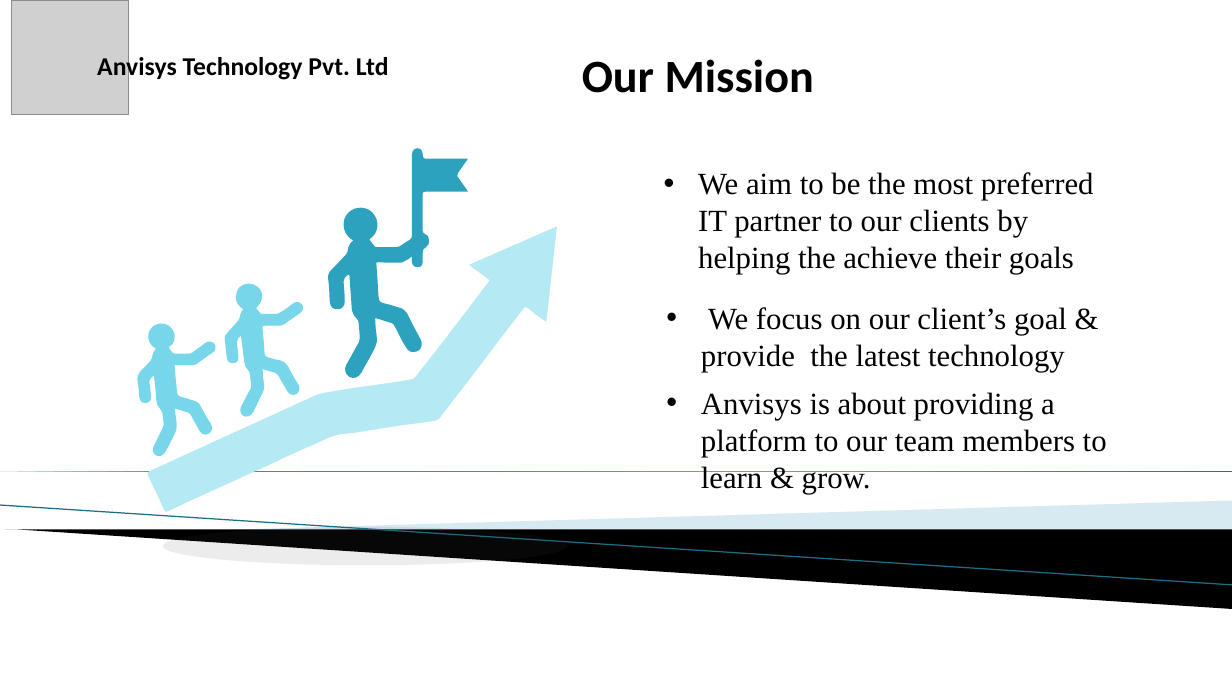
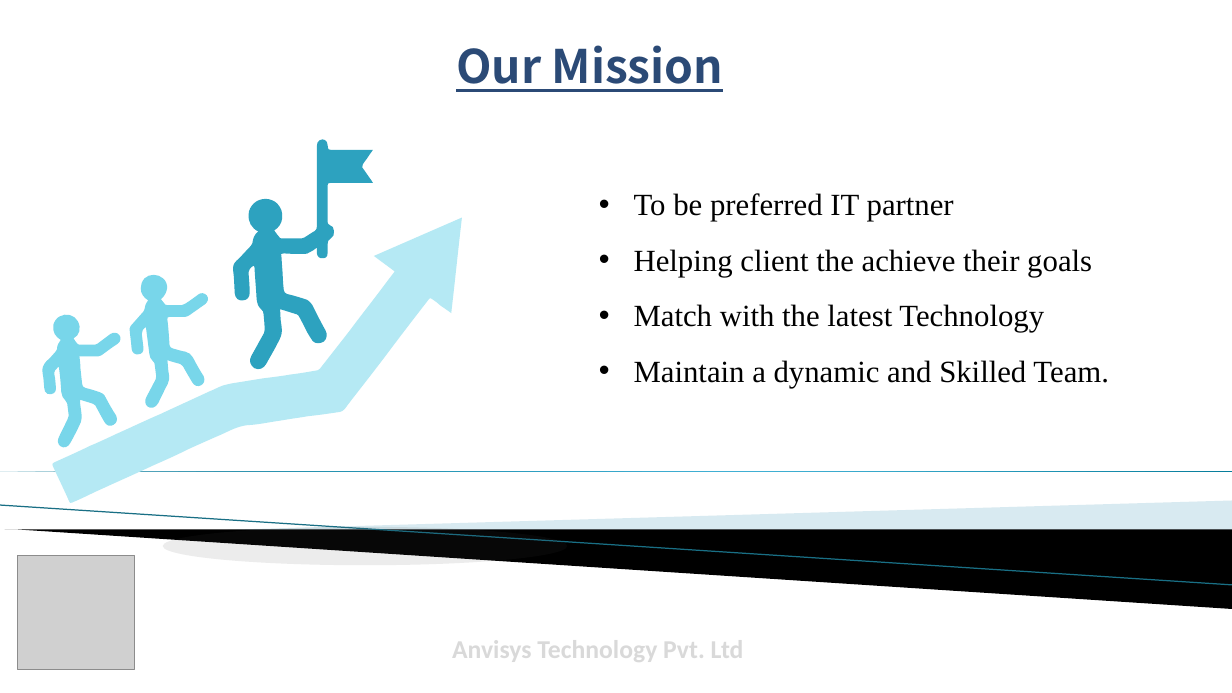
Before and after one commit to Anvisys/Documents, a slide deck: slide 2 of Anvisys technology presentation.pptx. Drawn at 1232x693 pixels with LibreOffice and Linux fonts; fonts in the diff are those of the drawing; grey boxes stand for pictures; background and template pictures are left out. Boxes give left, top, right and bottom in pixels: in the first picture for what was removed or moved away, otherwise in the second. Text is boxed around its words. In the diff, an @@ line names an element or a change of style, - is before the commit and + after.

```diff
--- a/Anvisys technology presentation.pptx
+++ b/Anvisys technology presentation.pptx
@@ text "Our Mission" moved from (x1=582, y1=59, x2=814, y2=93) to (x1=456, y1=45, x2=724, y2=92) @@
@@ text "Our Mission" at (x1=456, y1=45, x2=724, y2=92): font Calibri to Noto Sans CJK TC, text colour #000000 to #2B4A76, underline on @@
@@ text at (x1=634, y1=193, x2=1109, y2=388): text changed @@
-• We aim to be the most preferred IT partner to our clients by helping the achieve their goals
+• To be preferred IT partner
+• Helping client the achieve their goals
+• Match with the latest Technology
+• Maintain a dynamic and Skilled Team.
@@ 4 freeform shapes moved together from (x1=137, y1=147, x2=558, y2=512) to (x1=42, y1=139, x2=463, y2=503) @@
@@ text removed at (x1=701, y1=307, x2=1067, y2=372) @@
-• We focus on our client’s goal & provide the latest technology
@@ text removed at (x1=701, y1=392, x2=1107, y2=494) @@
-• Anvisys is about providing a platform to our team members to learn & grow.
@@ picture moved from (x1=11, y1=0, x2=128, y2=114) to (x1=18, y1=555, x2=135, y2=669) @@
@@ text "Anvisys Technology Pvt. Ltd" moved from (x1=97, y1=54, x2=389, y2=81) to (x1=452, y1=634, x2=744, y2=665) @@
@@ text "Anvisys Technology Pvt. Ltd" at (x1=452, y1=634, x2=744, y2=665): text colour #000000 to #D9D9D9 @@
```
Also in this commit, not shown: 5 other slides changed.
